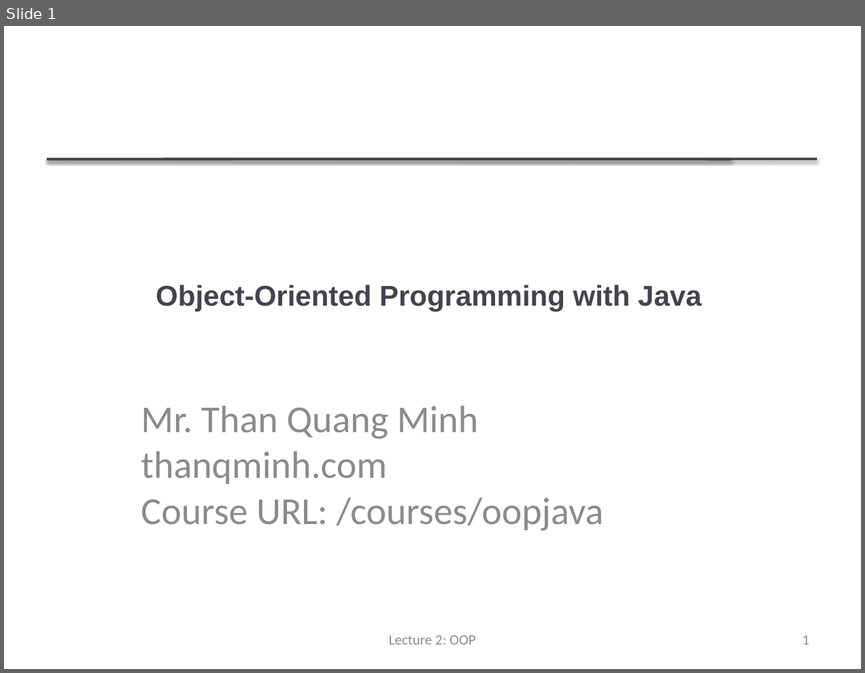
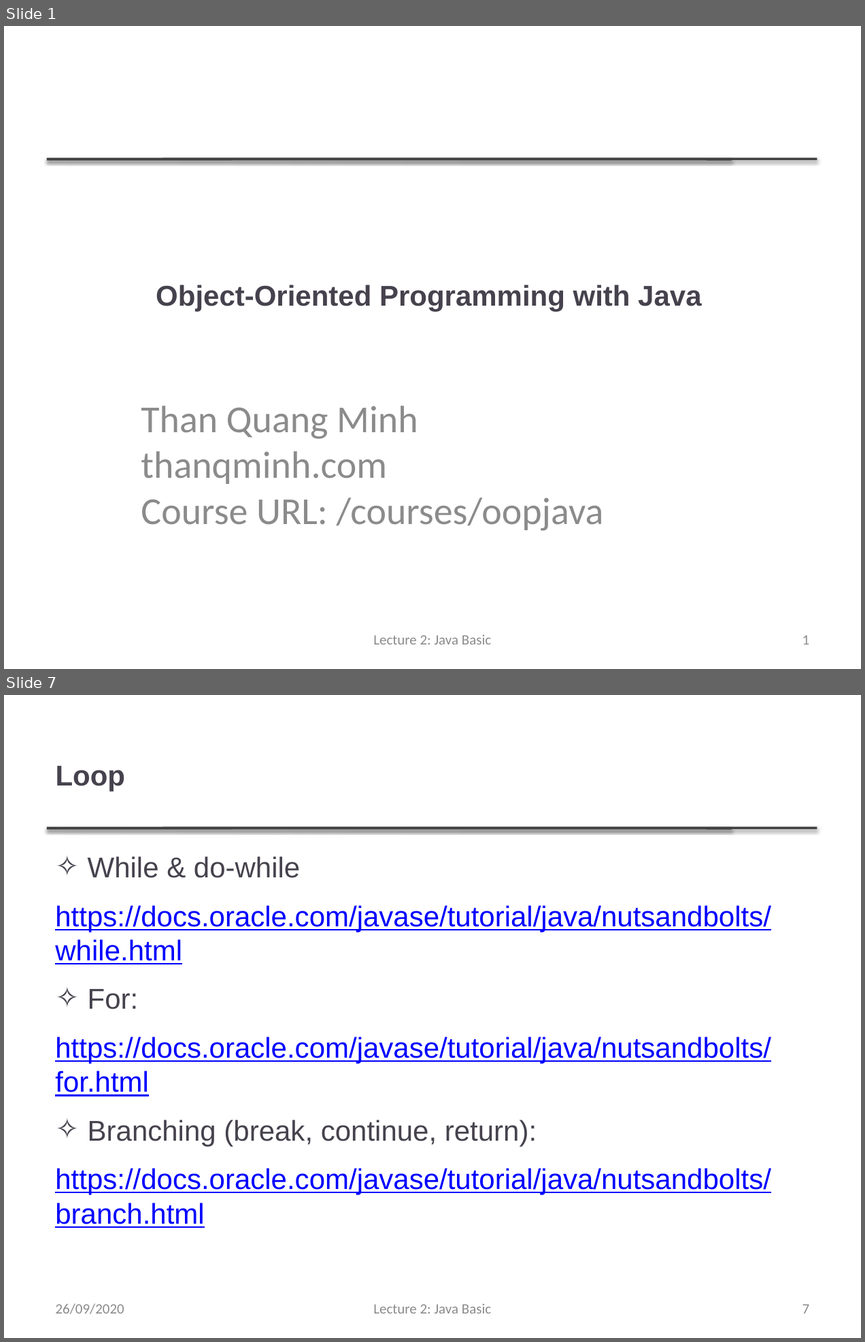
Before and after one commit to thanqminh/thanqminh.github.io, a slide deck: courses/oopjava/lecture2.pptx. Shown one above the other, each under a label of ours: slide 1 before the commit, slides 1 and 7 after it; the slides between them are not shown. The pictures are 865x673 and 865x1342 pixels, drawn with LibreOffice and Linux fonts; fonts in the diff are those of the drawing. Boxes give left, top, right and bottom in pixels: in the first picture for what was removed or moved away, otherwise in the second. Text is boxed around its words. In the diff, an @@ line names an element or a change of style, - is before the commit and + after.

```diff
--- a/courses/oopjava/lecture2.pptx
+++ b/courses/oopjava/lecture2.pptx
@@ slide 7 added at (x1=4, y1=695, x2=861, y2=1338), background #FFFFFF; not listed: 2 template elements that a slide beside it also shows @@
@@ title added at (x1=56, y1=766, x2=126, y2=791), 24 pt, text #46424D, bold @@
+Loop
@@ text added at (x1=55, y1=856, x2=770, y2=1227), 24 pt, text #0000FF, underline @@
+✧ While & do-while
+https://docs.oracle.com/javase/tutorial/java/nutsandbolts/while.html
+✧ For:
+https://docs.oracle.com/javase/tutorial/java/nutsandbolts/for.html
+✧ Branching (break, continue, return):
+https://docs.oracle.com/javase/tutorial/java/nutsandbolts/branch.html
@@ text added at (x1=56, y1=1303, x2=124, y2=1314), 12 pt, text #8C8C8C @@
+26/09/2020
@@ text added at (x1=373, y1=1304, x2=491, y2=1313), 12 pt, text #8C8C8C @@
+Lecture 2: Java Basic
@@ page number added at (x1=802, y1=1304, x2=810, y2=1313), 12 pt, text #8C8C8C @@
+7
@@ slide 1 changed as well @@
@@ subtitle at (x1=141, y1=405, x2=418, y2=439): text changed @@
-Mr. Than Quang Minh
+Than Quang Minh
@@ text at (x1=373, y1=635, x2=491, y2=644): text changed @@
-Lecture 2: OOP
+Lecture 2: Java Basic
```
Also in this commit, not shown: 1 other slide changed, 6 other slides added, 12 slides removed, 6 other files.
